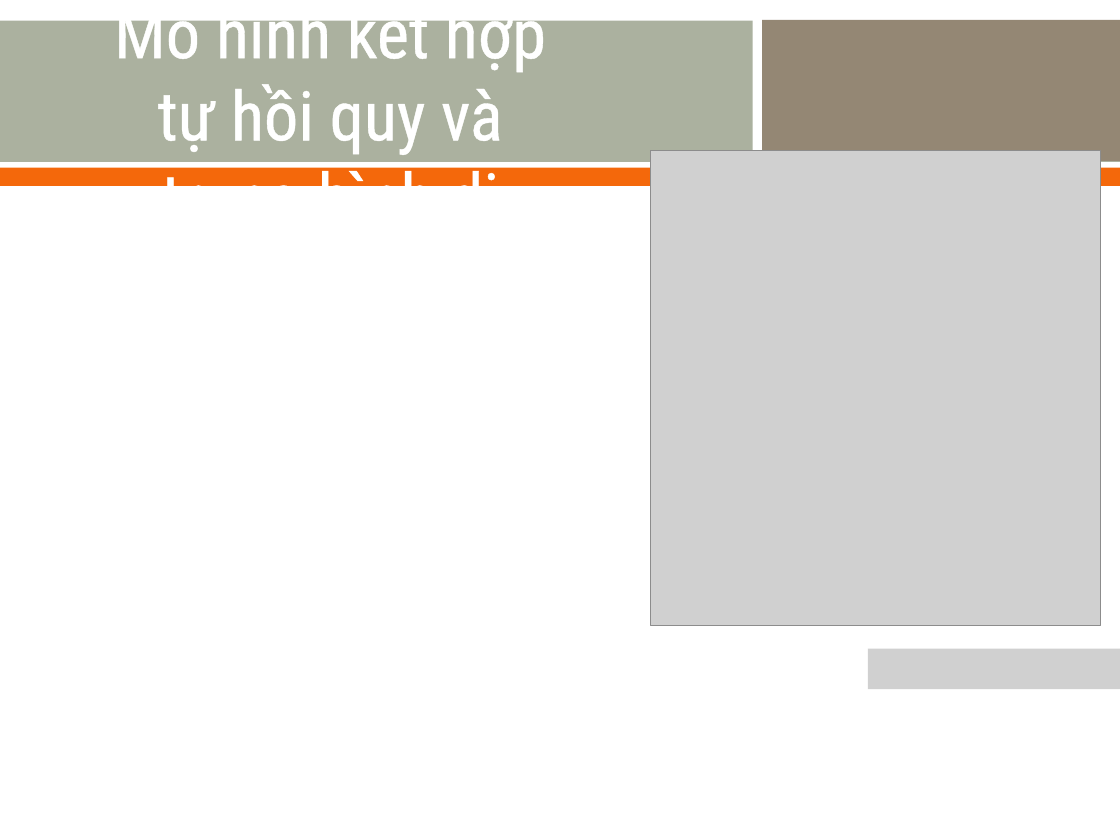
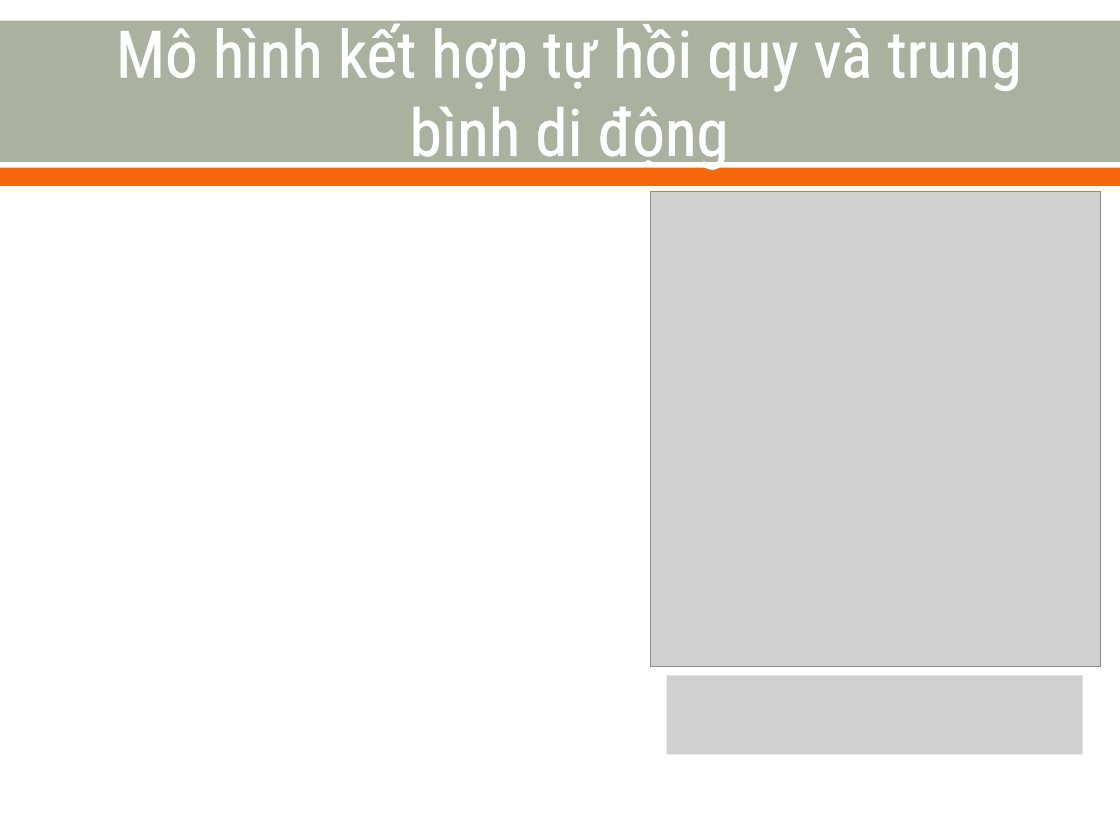
Before and after one commit to nvtthai/forecast-time-series, a slide deck: slide 17 of Report/Presentation.ppt. Drawn at 1120x840 pixels with LibreOffice and Linux fonts; fonts in the diff are those of the drawing; grey boxes stand for pictures. Boxes give left, top, right and bottom in pixels: in the first picture for what was removed or moved away, otherwise in the second. Text is boxed around its words. In the diff, an @@ line names an element or a change of style, - is before the commit and + after.

```diff
--- a/Report/Presentation.ppt
+++ b/Report/Presentation.ppt
@@ title "Mô hình kết hợp tự ..." moved from (x1=114, y1=0, x2=546, y2=186) to (x1=116, y1=17, x2=1022, y2=171) @@
@@ title "Mô hình kết hợp tự ..." at (x1=116, y1=17, x2=1022, y2=171): size 44 to 42 pt @@
@@ rectangle removed at (x1=753, y1=17, x2=762, y2=166) @@
@@ rectangle removed at (x1=756, y1=20, x2=1120, y2=161) @@
@@ picture moved from (x1=651, y1=150, x2=1100, y2=625) to (x1=651, y1=192, x2=1100, y2=666) @@
@@ picture removed at (x1=868, y1=648, x2=1120, y2=689) @@
@@ picture added at (x1=666, y1=675, x2=1083, y2=755) @@
```
Also in this commit, not shown: 17 other slides changed, 3 slides added, 1 slide removed.
